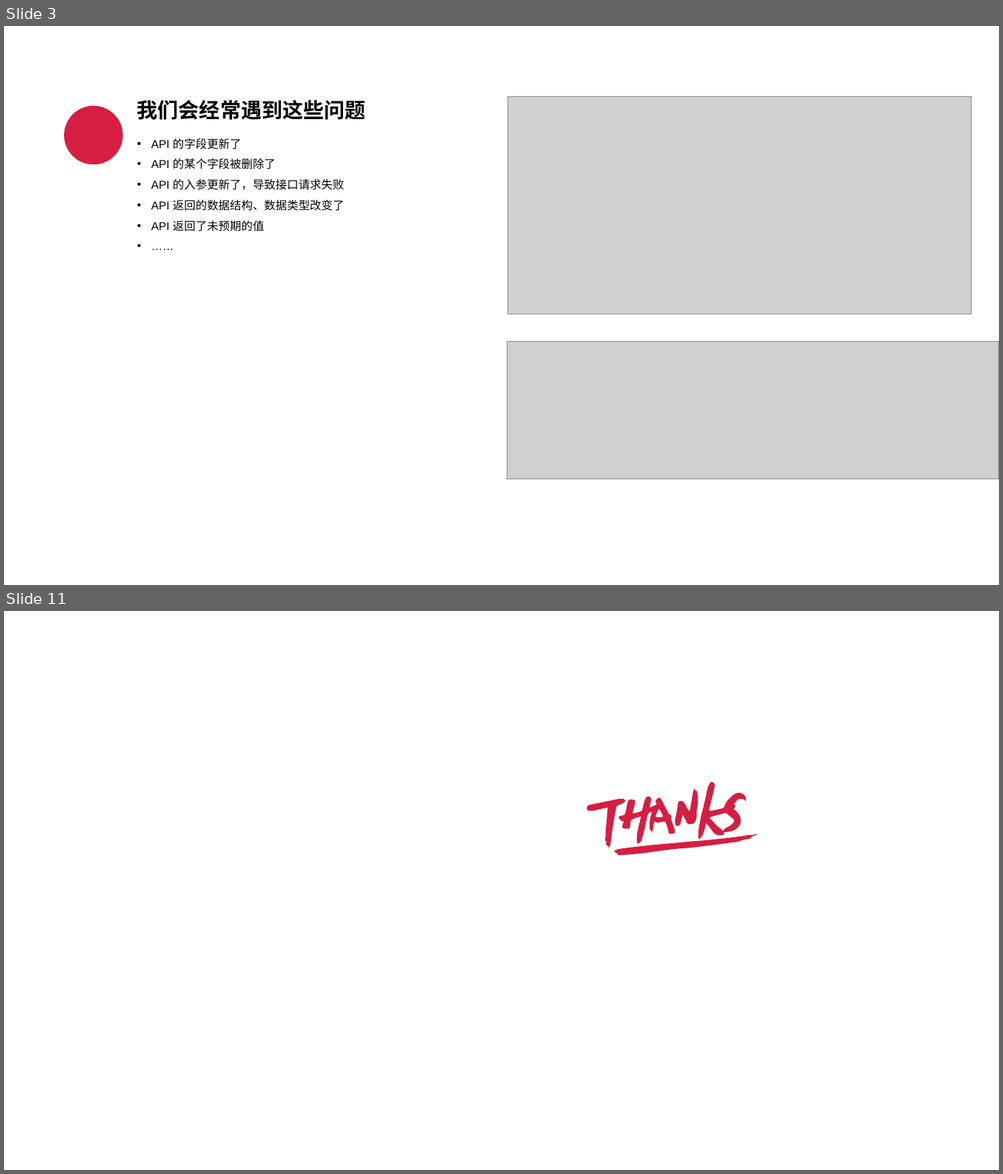
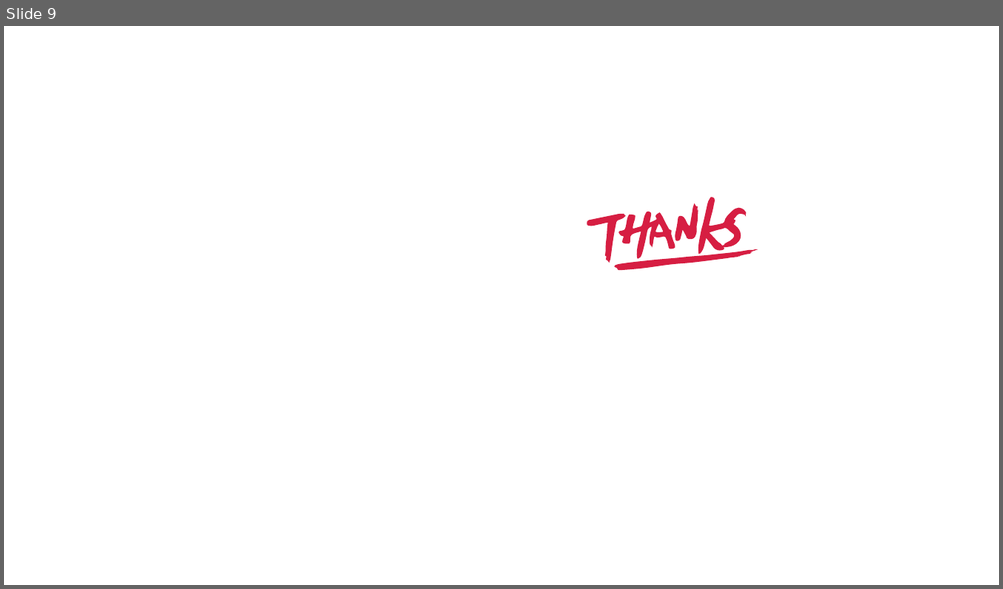
Before and after one commit to zyhahaha/note, a slide deck: share/个人简介.pptx. Shown one above the other, each under a label of ours: slides 3 and 11 before the commit, slide 9 after it; the slides between them are not shown. The pictures are 1003x1174 and 1003x589 pixels, drawn with LibreOffice and Linux fonts; fonts in the diff are those of the drawing; grey boxes stand for pictures; background and template pictures are left out. Boxes give left, top, right and bottom in pixels: in the first picture for what was removed or moved away, otherwise in the second. Text is boxed around its words. In the diff, an @@ line names an element or a change of style, - is before the commit and + after.

```diff
--- a/share/个人简介.pptx
+++ b/share/个人简介.pptx
@@ slide 3 removed at [4, 26, 999, 585], background #FFFFFF @@
@@ ellipse removed at [64, 106, 122, 165] @@
@@ text removed at [137, 100, 365, 120] @@
-我们会经常遇到这些问题
@@ picture removed at [508, 96, 971, 314] @@
@@ text removed at [151, 138, 344, 232] @@
-• API 的字段更新了
-• API 的某个字段被删除了
-• API 的入参更新了，导致接口请求失败
-• API 返回的数据结构、数据类型改变了
-• API 返回了未预期的值
-• ……
@@ picture removed at [507, 342, 999, 480] @@
@@ what was slide 11 is now slide 9 @@
```
Also in this commit, not shown: 3 slides changed, 5 slides added, 6 other slides removed, 3 other files.
